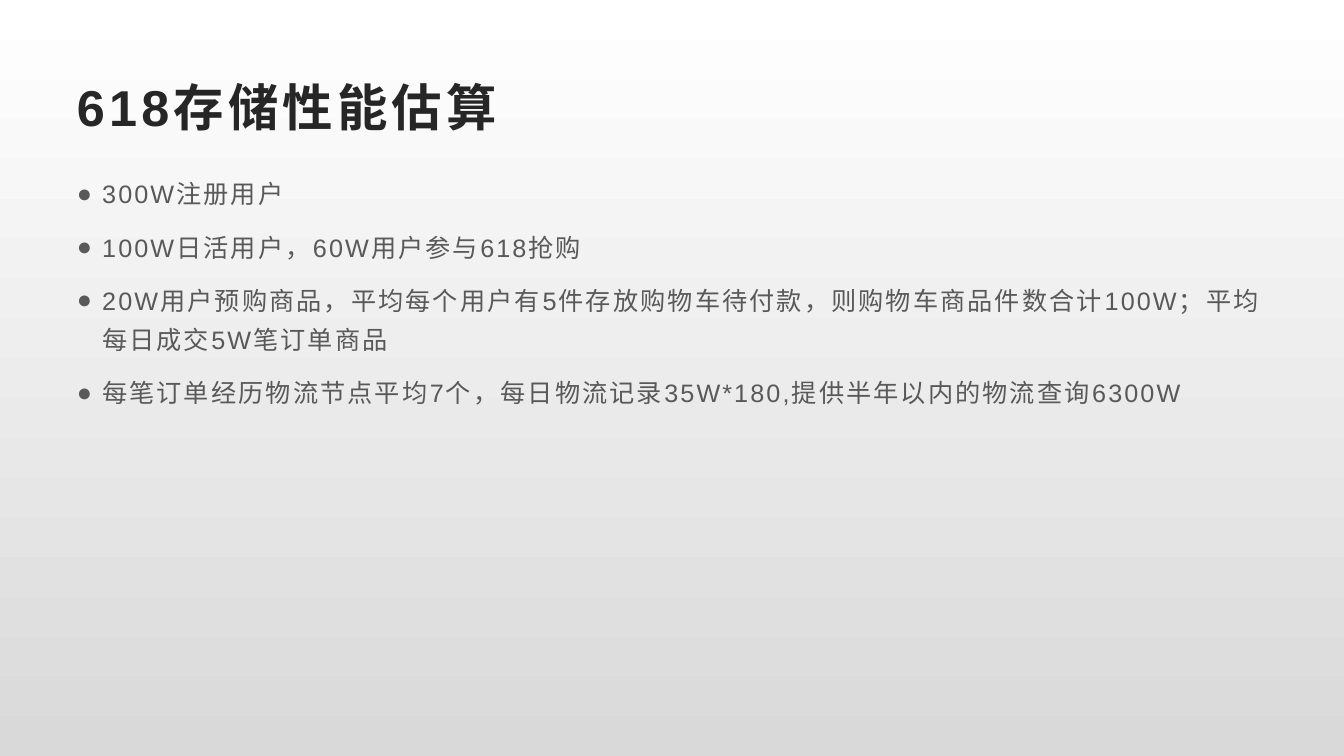
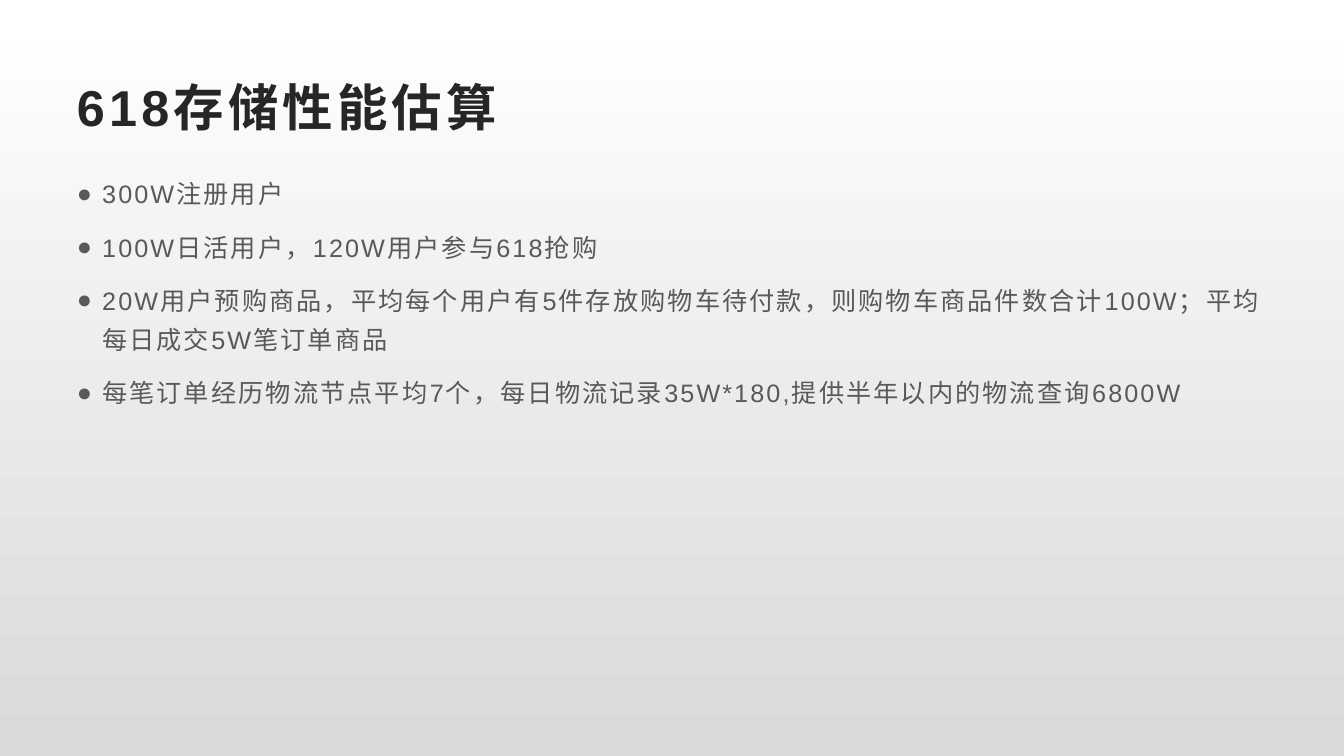
Before and after one commit to liuxgld/jiketime-project8, a slide deck: slide 3 of jobs/arch8-liuxinguo-lesson9-618QiangGou.pptx. Drawn at 1344x756 pixels with LibreOffice and Linux fonts; fonts in the diff are those of the drawing. Boxes give left, top, right and bottom in pixels: in the first picture for what was removed or moved away, otherwise in the second. Text is boxed around its words. In the diff, an @@ line names an element or a change of style, - is before the commit and + after.

```diff
--- a/jobs/arch8-liuxinguo-lesson9-618QiangGou.pptx
+++ b/jobs/arch8-liuxinguo-lesson9-618QiangGou.pptx
@@ text at box(102, 236, 597, 260): text changed @@
-● 100W日活用户，60W用户参与618抢购
+● 100W日活用户，120W用户参与618抢购
@@ text at box(102, 381, 1180, 405): text changed @@
-● 每笔订单经历物流节点平均7个，每日物流记录35W*180,提供半年以内的物流查询6300W
+● 每笔订单经历物流节点平均7个，每日物流记录35W*180,提供半年以内的物流查询6800W
```
Also in this commit, not shown: 4 other slides changed.
